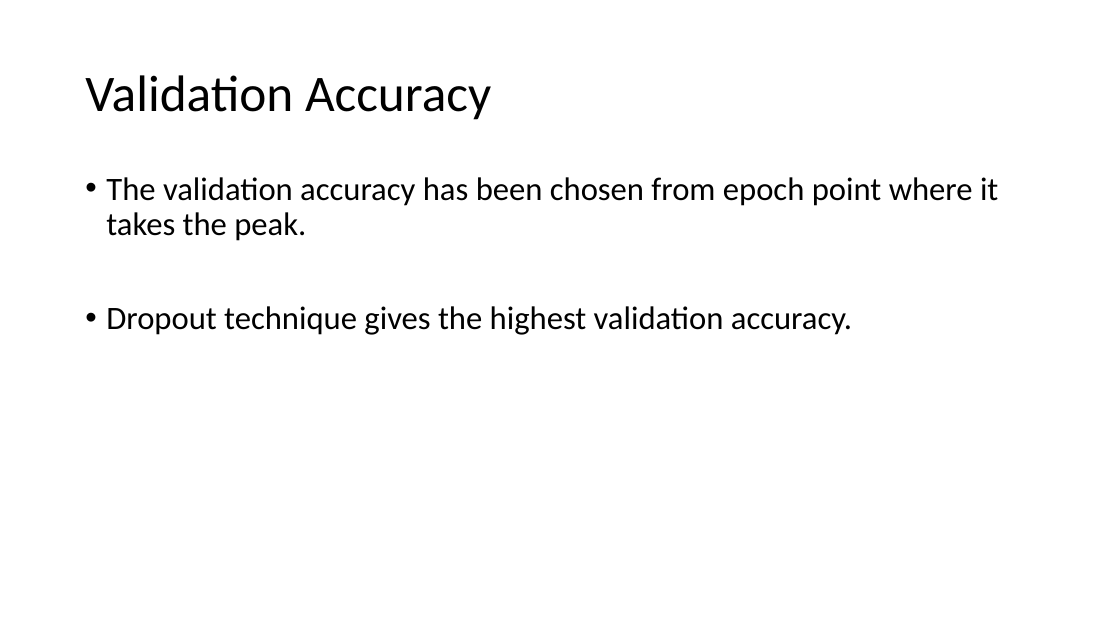
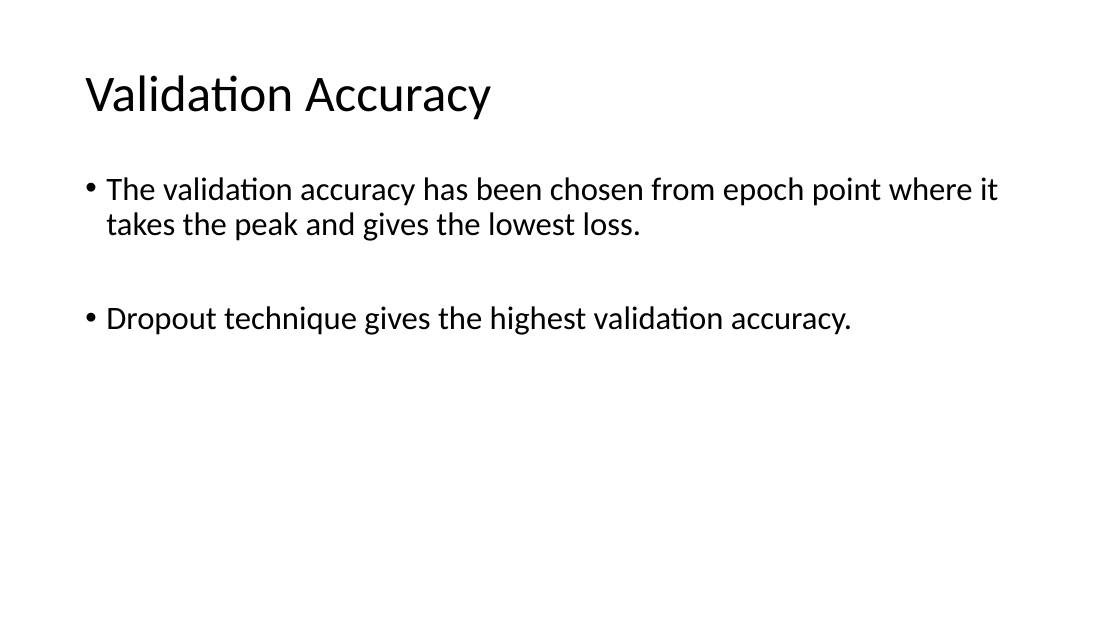
Before and after one commit to Sharmili26/Adv-Machine-Learning_Assign-1, a slide deck: slide 2 of Summary_IMDB Dataset.pptx. Drawn at 1120x630 pixels with LibreOffice and Linux fonts; fonts in the diff are those of the drawing. Boxes give left, top, right and bottom in pixels: in the first picture for what was removed or moved away, otherwise in the second. Text is boxed around its words. In the diff, an @@ line names an element or a change of style, - is before the commit and + after.

```diff
--- a/Summary_IMDB Dataset.pptx
+++ b/Summary_IMDB Dataset.pptx
@@ text at [106, 177, 998, 241]: text changed @@
-• The validation accuracy has been chosen from epoch point where it takes the peak.
+• The validation accuracy has been chosen from epoch point where it takes the peak and gives the lowest loss.
```
Also in this commit, not shown: 1 other slide changed.
